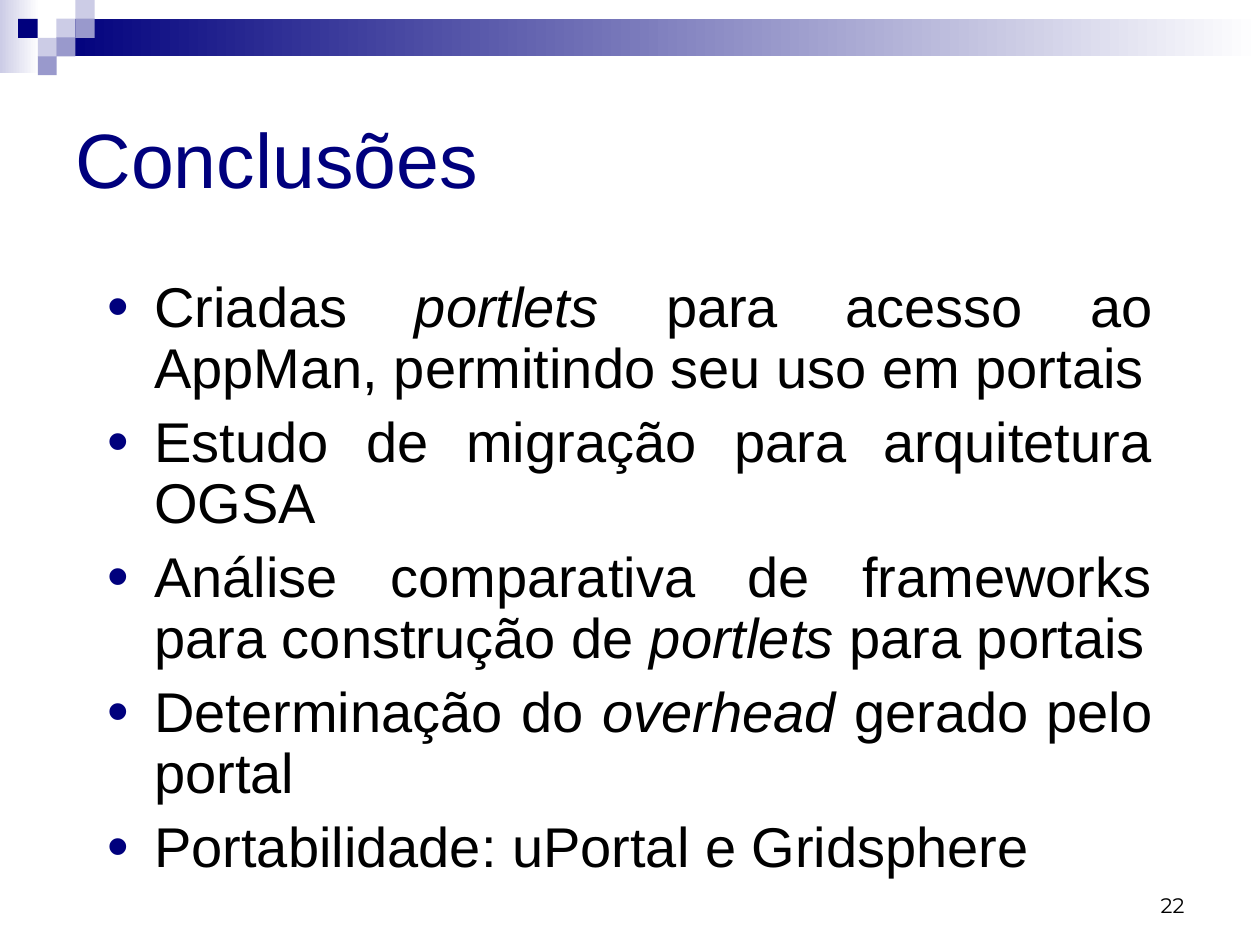
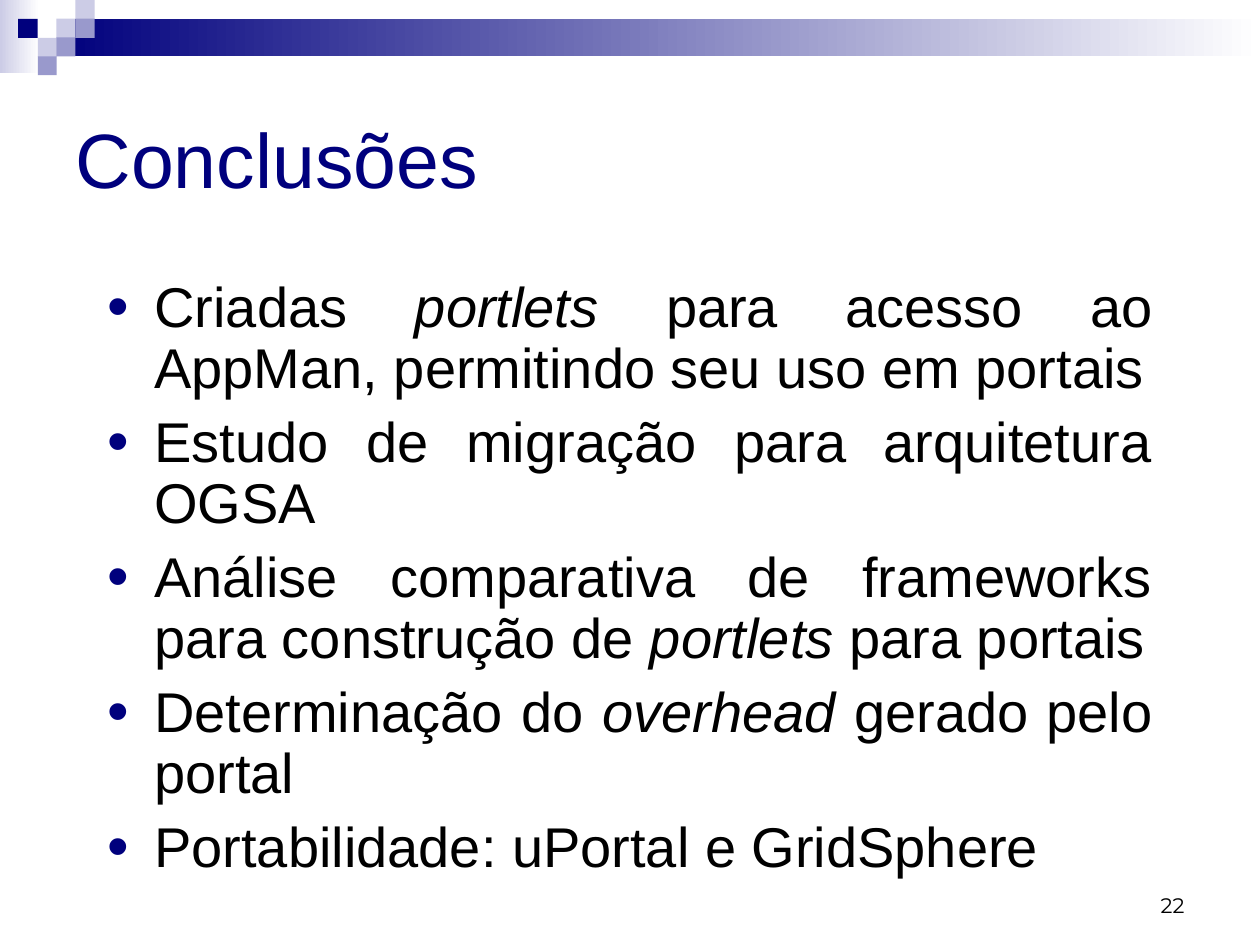
Before and after one commit to micheldavid/tcc-michel, a slide deck: slide 22 of Apresentação/Michel David da Costa - Apresentação.ppt. Drawn at 1260x945 pixels with LibreOffice and Linux fonts; fonts in the diff are those of the drawing. Boxes give left, top, right and bottom in pixels: in the first picture for what was removed or moved away, otherwise in the second. Text is boxed around its words. In the diff, an @@ line names an element or a change of style, - is before the commit and + after.

```diff
--- a/Apresentação/Michel David da Costa - Apresentação.ppt
+++ b/Apresentação/Michel David da Costa - Apresentação.ppt
@@ text at (x1=154, y1=826, x2=1038, y2=878): text changed @@
-• Portabilidade: uPortal e Gridsphere
+• Portabilidade: uPortal e GridSphere
```
Also in this commit, not shown: 4 other slides changed, 1 slide added.
